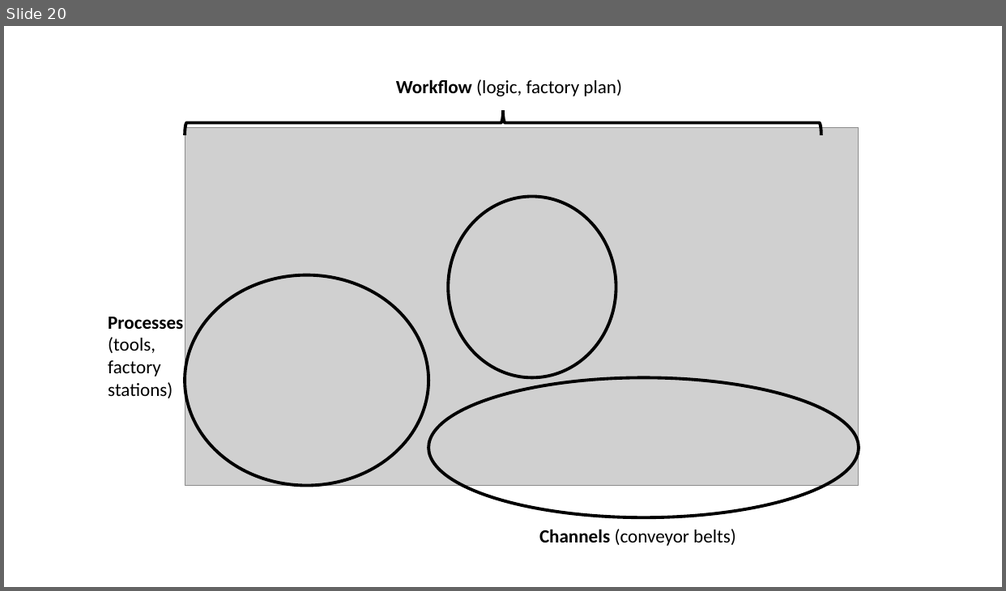
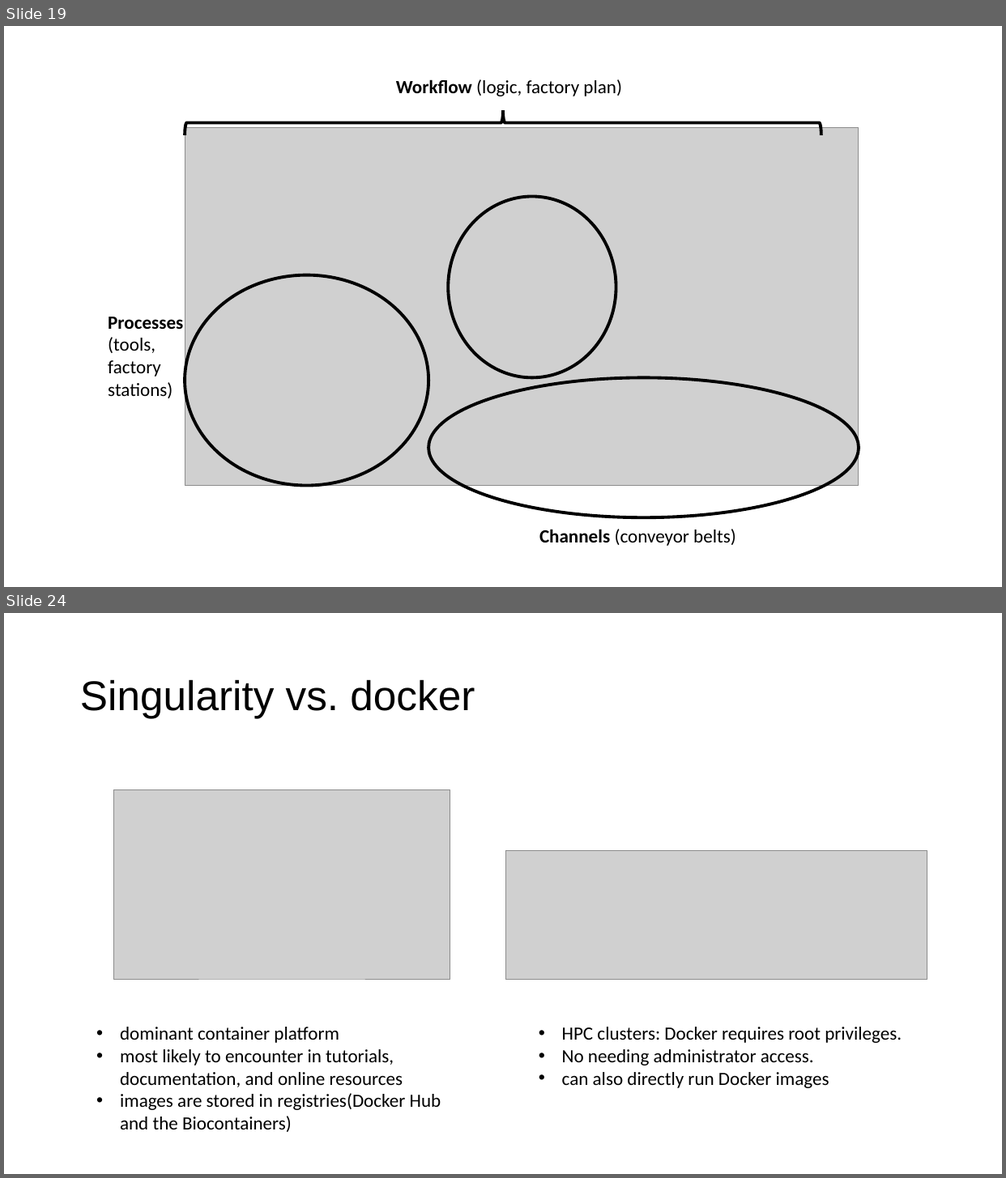
Before and after one commit to hurwitzlab/nextflow_crash_course, a slide deck: day1_material/slides/day1.pptx. Shown one above the other, each under a label of ours: slide 20 before the commit, slides 19 and 24 after it; the slides between them are not shown. The pictures are 1006x591 and 1006x1178 pixels, drawn with LibreOffice and Linux fonts; fonts in the diff are those of the drawing; grey boxes stand for pictures. Boxes give left, top, right and bottom in pixels: in the first picture for what was removed or moved away, otherwise in the second. Text is boxed around its words. In the diff, an @@ line names an element or a change of style, - is before the commit and + after.

```diff
--- a/day1_material/slides/day1.pptx
+++ b/day1_material/slides/day1.pptx
@@ slide 24 added at (4, 613, 1002, 1174), background #FFFFFF @@
@@ title added at (80, 679, 475, 718), 40 pt, text #000000 @@
+Singularity vs. docker
@@ picture added at (114, 790, 450, 979) @@
@@ picture added at (505, 851, 927, 980) @@
@@ text added at (120, 1027, 441, 1132), 18 pt, text #000000 @@
+• dominant container platform
+• most likely to encounter in tutorials, documentation, and online resources
+• images are stored in registries(Docker Hub and the Biocontainers)
@@ text added at (562, 1027, 901, 1088), 18 pt, text #000000 @@
+• HPC clusters: Docker requires root privileges.
+• No needing administrator access.
+• can also directly run Docker images
@@ what was slide 20 is now slide 19 @@
```
Also in this commit, not shown: 8 slides changed, 6 other slides added, 3 slides removed, 25 other files.
